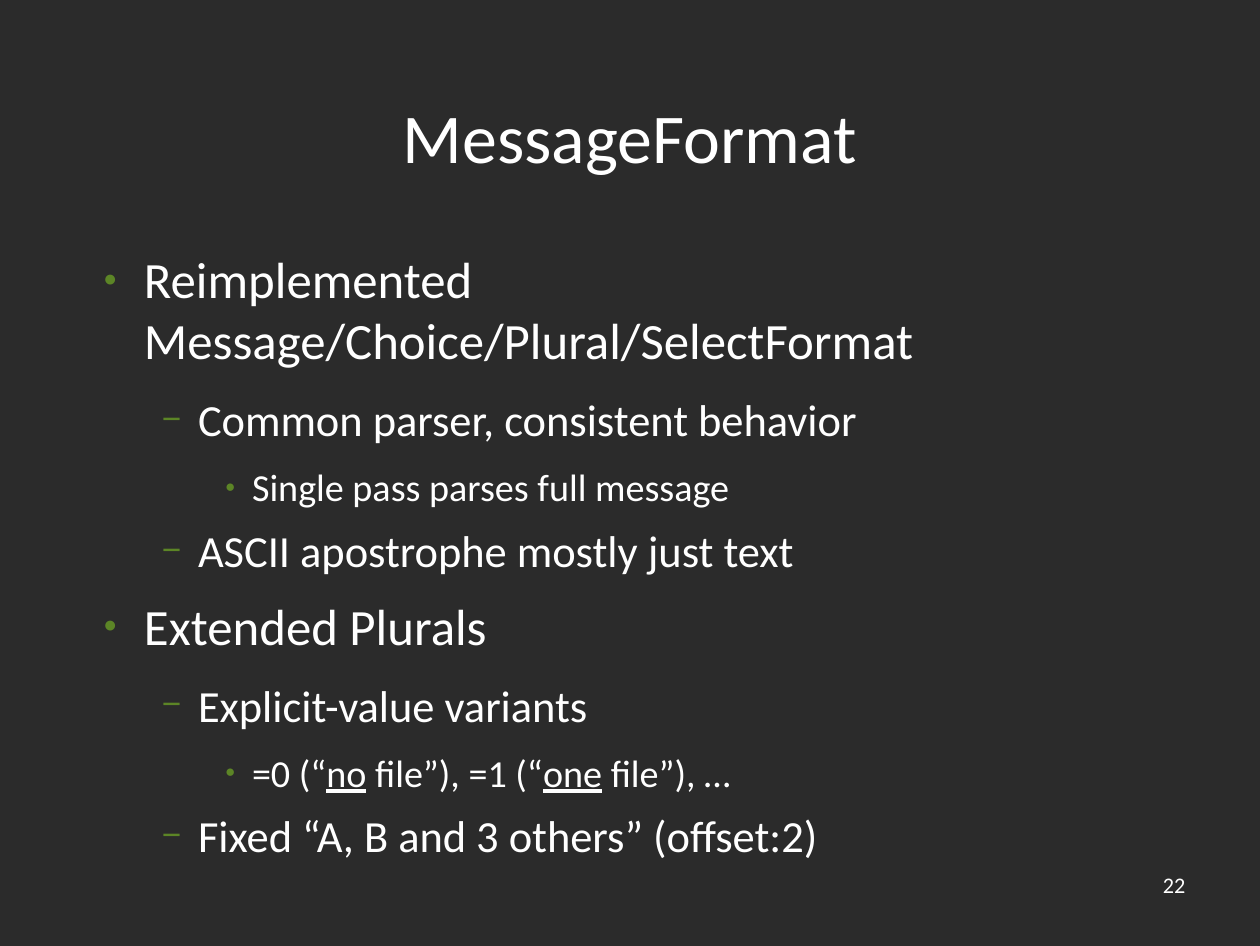
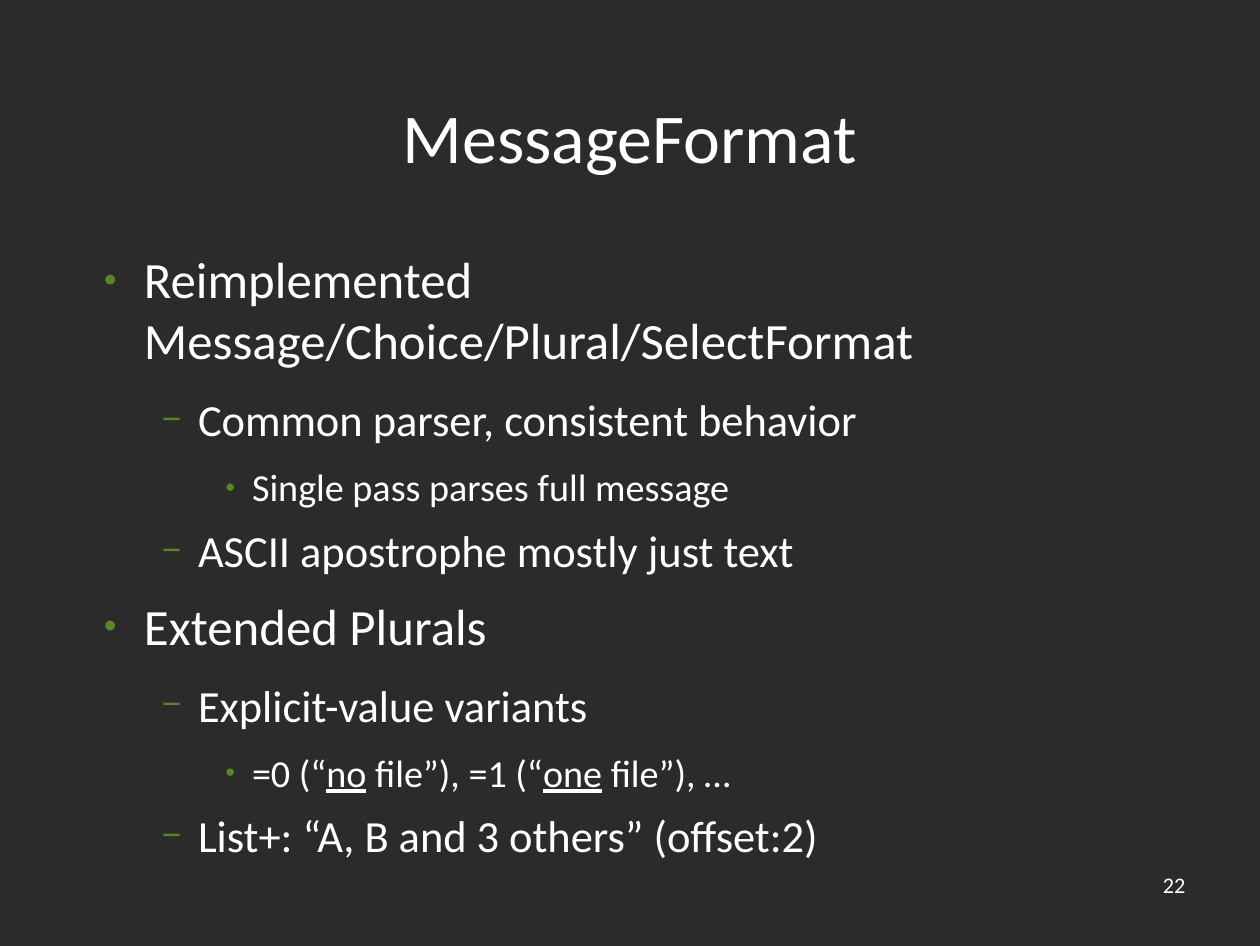
Before and after one commit to unicode-org/icu-docs, a slide deck: slide 22 of docs/pres/icu_overview.odp. Drawn at 1260x946 pixels with LibreOffice and Linux fonts; fonts in the diff are those of the drawing; background and template pictures are left out; a plain dark background stands for a picture behind light text. Boxes give left, top, right and bottom in pixels: in the first picture for what was removed or moved away, otherwise in the second. Text is boxed around its words. In the diff, an @@ line names an element or a change of style, - is before the commit and + after.

```diff
--- a/docs/pres/icu_overview.odp
+++ b/docs/pres/icu_overview.odp
@@ text at (198, 819, 818, 858): text changed @@
-  − Fixed “A, B and 3 others” (offset:2)
+  − List+: “A, B and 3 others” (offset:2)
```
Also in this commit, not shown: 1 other slide changed.
